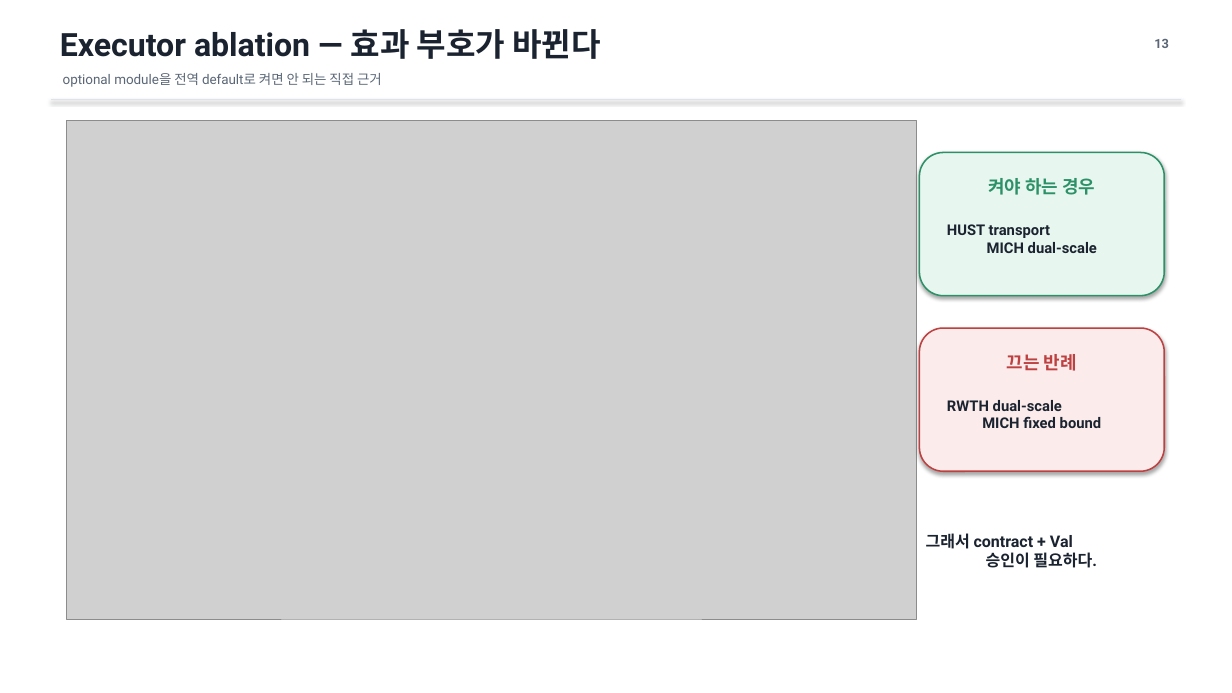
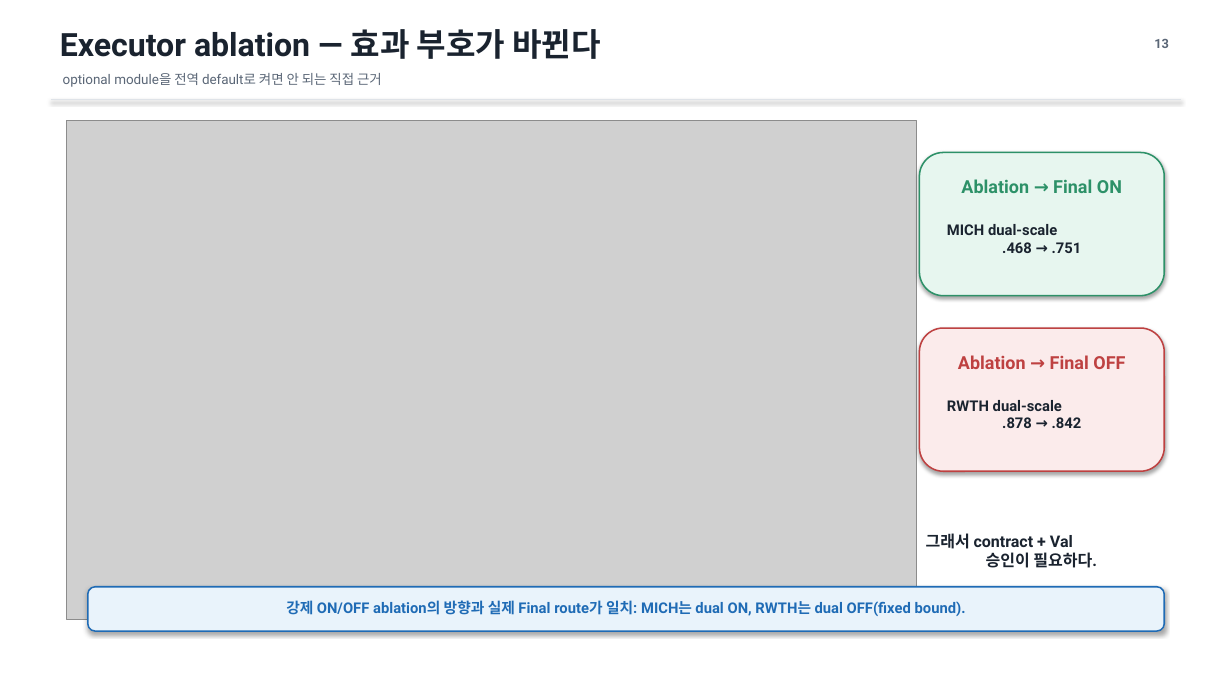
Before and after one commit to amumujs-create/pp-extrapolation, a slide deck: slide 13 of ppt/PP-X_Final_Visual_Talk_20min.pptx. Drawn at 1232x693 pixels with LibreOffice and Linux fonts; fonts in the diff are those of the drawing; grey boxes stand for pictures. Boxes give left, top, right and bottom in pixels: in the first picture for what was removed or moved away, otherwise in the second. Text is boxed around its words. In the diff, an @@ line names an element or a change of style, - is before the commit and + after.

```diff
--- a/ppt/PP-X_Final_Visual_Talk_20min.pptx
+++ b/ppt/PP-X_Final_Visual_Talk_20min.pptx
@@ text at <box>961,179,1122,193</box>: text changed @@
-켜야 하는 경우
+Ablation → Final ON
@@ text at <box>947,224,1082,253</box>: text changed @@
-HUST transport
-MICH dual-scale
+MICH dual-scale
+.468 → .751
@@ text at <box>958,355,1125,369</box>: text changed @@
-끄는 반례
+Ablation → Final OFF
@@ text at <box>947,400,1082,428</box>: text changed @@
-RWTH dual-scale
-MICH fixed bound
+RWTH dual-scale
+.878 → .842
@@ rounded rectangle added at <box>88,587,1165,631</box>, fill #E9F3FB, outline #1F6BB5 1.2 pt @@
@@ text added at <box>286,600,966,616</box>, 11.5 pt, text #1F6BB5, bold @@
+강제 ON/OFF ablation의 방향과 실제 Final route가 일치: MICH는 dual ON, RWTH는 dual OFF(fixed bound).
```
Also in this commit, not shown: 1 other slide changed, 1 other file.
